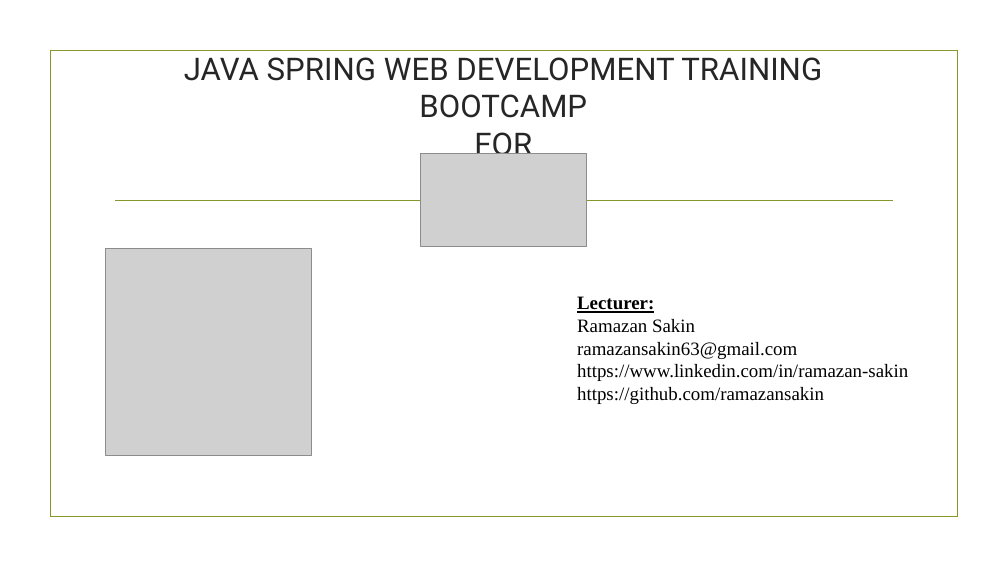
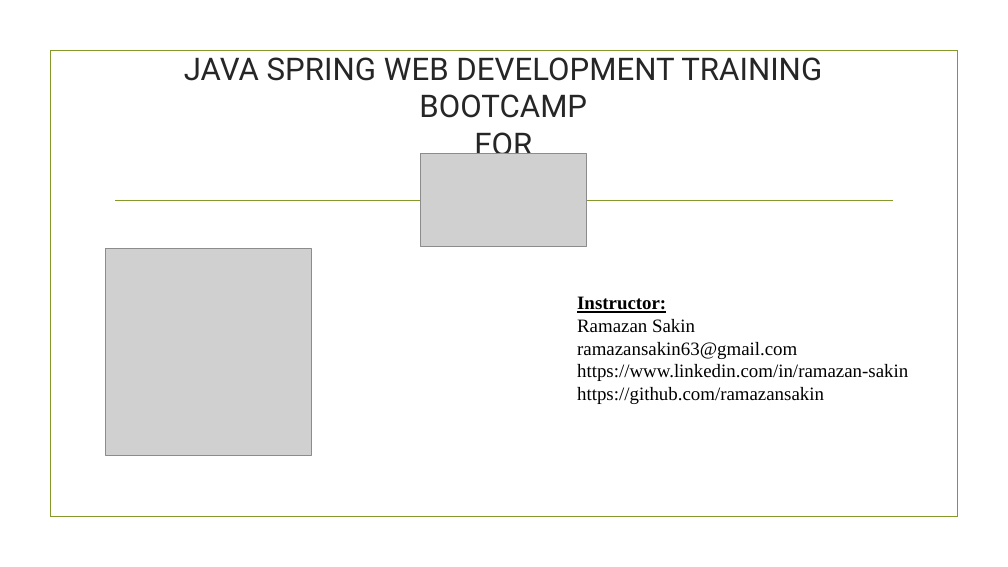
Before and after one commit to ramazansakin/patika-paycore-bootcamp-slides, a slide deck: slide 1 of Week1.pptx. Drawn at 1008x567 pixels with LibreOffice and Linux fonts; fonts in the diff are those of the drawing; grey boxes stand for pictures; background and template pictures are left out. Boxes give left, top, right and bottom in pixels: in the first picture for what was removed or moved away, otherwise in the second. Text is boxed around its words. In the diff, an @@ line names an element or a change of style, - is before the commit and + after.

```diff
--- a/Week1.pptx
+++ b/Week1.pptx
@@ text at <box>577,296,666,313</box>: text changed @@
-Lecturer:
+Instructor:
```
Also in this commit, not shown: 1 other slide changed.
